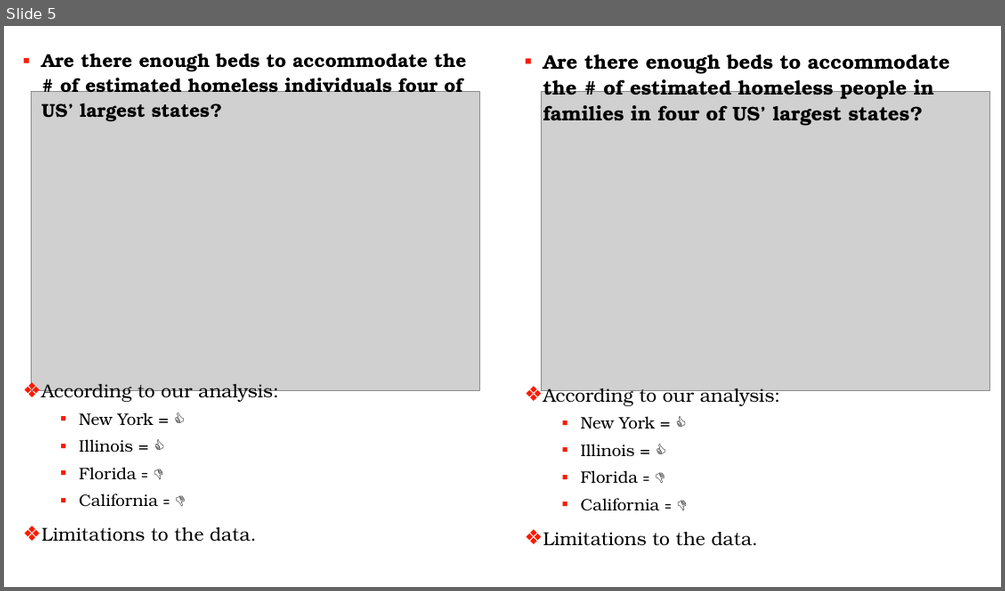
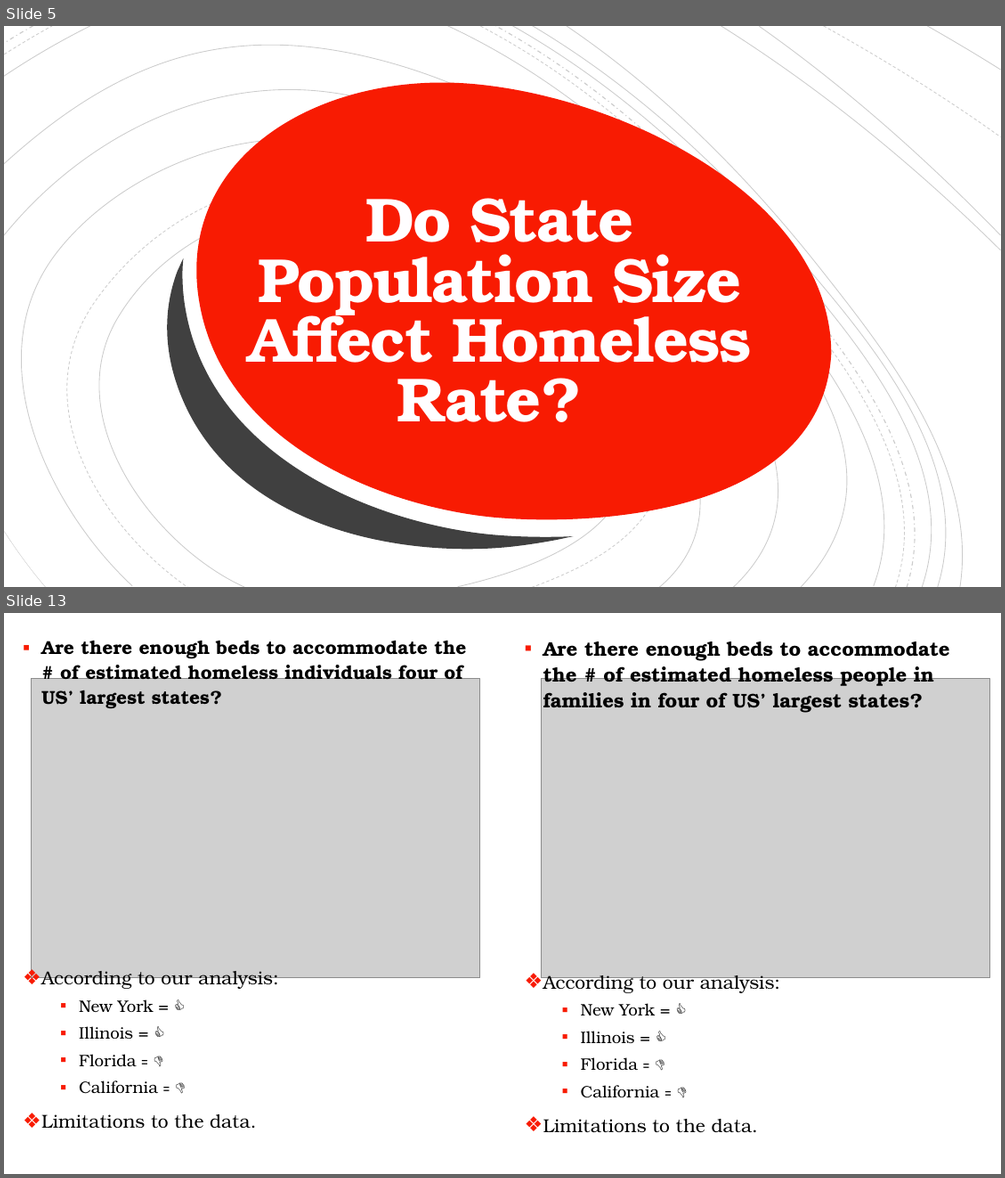
Before and after one commit to cic2003/Group3Project1, a slide deck: Homelessness Presentation_Project 1_ChidimaEdits.pptx. Shown one above the other, each under a label of ours: slide 5 before the commit, slides 5 and 13 after it; the slides between them are not shown. The pictures are 1005x591 and 1005x1178 pixels, drawn with LibreOffice and Linux fonts; fonts in the diff are those of the drawing; grey boxes stand for pictures. Boxes give left, top, right and bottom in pixels: in the first picture for what was removed or moved away, otherwise in the second. Text is boxed around its words. In the diff, an @@ line names an element or a change of style, - is before the commit and + after.

```diff
--- a/Homelessness Presentation_Project 1_ChidimaEdits.pptx
+++ b/Homelessness Presentation_Project 1_ChidimaEdits.pptx
@@ slide 5 added at [4,26,1001,587], background #FFFFFF @@
@@ rectangle added at [4,26,1001,587], fill #FFFFFF @@
@@ group added at [4,26,1001,587]: 19 freeform shapes @@
@@ group added at [4,26,1001,587]: 19 freeform shapes @@
@@ freeform shape added at [196,83,831,520], fill #F81B02 @@
@@ freeform shape added at [152,195,574,587], fill #404040 @@
@@ text added at [249,198,751,422], 60 pt, text #FFFEFF, bold @@
+Do State Population Size Affect Homeless Rate?
@@ what was slide 5 is now slide 13 @@
```
Also in this commit, not shown: 3 slides changed, 16 other slides added, 6 slides removed.
